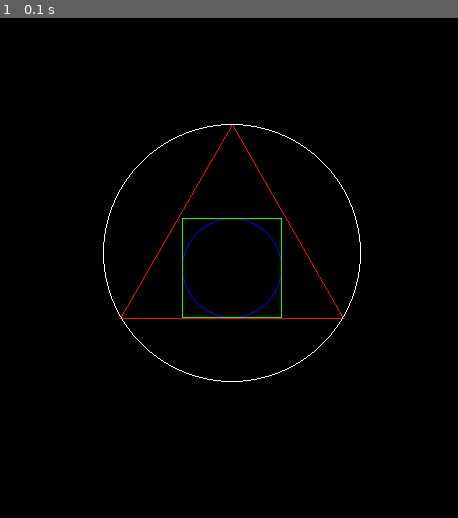
Above: before the commit, frame 1.
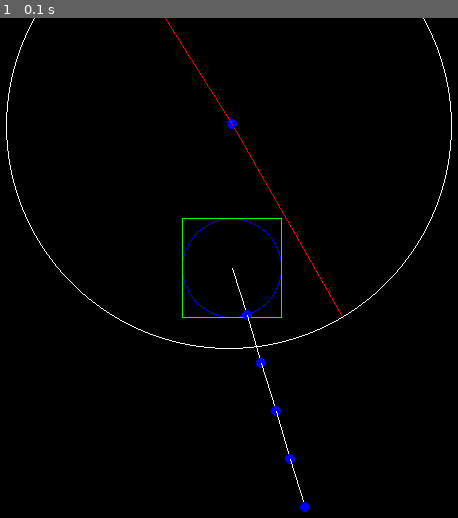
Above: after the commit, the same moment.

Repository: esmedrano/pygames
Game: pygame game, started from stone_of_philosophers.py
The game is run twice, just before and just after one commit, with the same random seed, the same clock (stepped at 60 frames per second) and the same inputs.
Inputs:
- Up to frame 1 (0.1 s): no input

The runs differ from the first frame. In frame 1, 1.2% of the frame differs, in the area x 1-99%, y 0-99%.

Commit message:
Update stone_of_philosophers.py

Diff:
--- a/stone_of_philosophers.py
+++ b/stone_of_philosophers.py
@@ -1,3 +1,8 @@
+# Phiolopher's Stone
+# by Elijah Medrano
+# 2/17/22
+# This program draws the philosopher's stone using a regular polygon class to draw the triangle
+
 import pygame as pg
 import operator
 from math import pi, sqrt, sin, cos
@@ -28,48 +33,56 @@
 
   def draw(self):
     ops = {0: operator.add, 1: operator.sub, 3: 0}
-    rotation_ang =  2 * pi / self.side_num
-    inner_angle = pi / self.side_num
+    rotation_ang =  360 / self.side_num
+    inner_angle = (self.side_num - 2) * pi / self.side_num
     angle_count = 0
-    endpoint = [0, 0]
+    endpoint = self.pos[:]
     pos = self.pos[:]
-    for _ in [*range(0, self.side_num)]:
+    for i in [*range(0, self.side_num)]:
       angle_count += rotation_ang
-      if angle_count < pi / 2:
+      if angle_count < 90:
         op_x = 0
         op_y = 1
-      elif angle_count == pi / 2:
+      elif angle_count == 90:
         op_x = 3
         op_y = 1
-      elif pi / 2 < angle_count < pi:
+      elif 90 < angle_count < 180:
         op_x = 1
         op_y = 1
-      elif angle_count == pi:
+      elif angle_count == 180:
         op_x = 1
         op_y = 3
-      elif pi < angle_count < 3 * pi / 2:
+      elif 180 < angle_count < 270:
         op_x = 1
         op_y = 0
-      elif angle_count == 3 * pi / 2:
+      elif angle_count == 270:
         op_x = 3
         op_y = 0
-      elif 3 * pi / 2 < angle_count < 2 * pi:
+      elif 270 < angle_count < 360:
         op_x = 0
         op_y = 0
-      elif angle_count == 2 * pi:
+      elif angle_count == 360:
         op_x = 0
         op_y = 3
+      # angle_count = angle_count - i * 90
+      angle_count = angle_count * pi / 180
       if op_x != 3:
-        endpoint[0] = ops[op_x](pos[0], self.side_len * abs(cos(inner_angle)))
+        # endpoint[0] = ops[op_x](pos[0], self.side_len * abs(cos(inner_angle)))
+        endpoint[0] = ops[op_x](pos[0], self.side_len * abs(cos(angle_count)))
         if op_y == 3:
           endpoint[0] = ops[op_x](pos[0], self.side_len)
       if op_y != 3:
-        endpoint[1] = ops[op_y](pos[1], self.side_len * abs(sin(inner_angle)))
+        # endpoint[1] = ops[op_y](pos[1], self.side_len * abs(sin(inner_angle)))
+        endpoint[1] = ops[op_x](pos[1], self.side_len * abs(sin(angle_count)))
         if op_x == 3:
           endpoint[1] = ops[op_y](pos[1], self.side_len)
       pg.draw.line(self.surface, self.color, pos, endpoint)
       self.vertices.append(pos)
       pos = endpoint[:]
+      pg.draw.circle(window, BLUE, (int(pos[0]), int(pos[1])), 5)
+      print(angle_count)
+      print(inner_angle)
+      print(pos)
 
 
 def stone_of_philosophers(inner_radius):
@@ -86,6 +99,15 @@
   b = start_point[1] - centroid[1]
   outer_radius = int(sqrt(a ** 2 + b ** 2))
   pg.draw.circle(window, WHITE, centroid, outer_radius, 1)
+  pentagon = Regular_Polygon(window, WHITE, 5, [250, 250], 50)
+  pentagon.draw()
+
+
+def regs():
+  for i in [*range(3, 10)]:
+      reg = Regular_Polygon(window, WHITE, i, [250, 250], 100)
+      reg.draw()
+
 
 
 def main():
